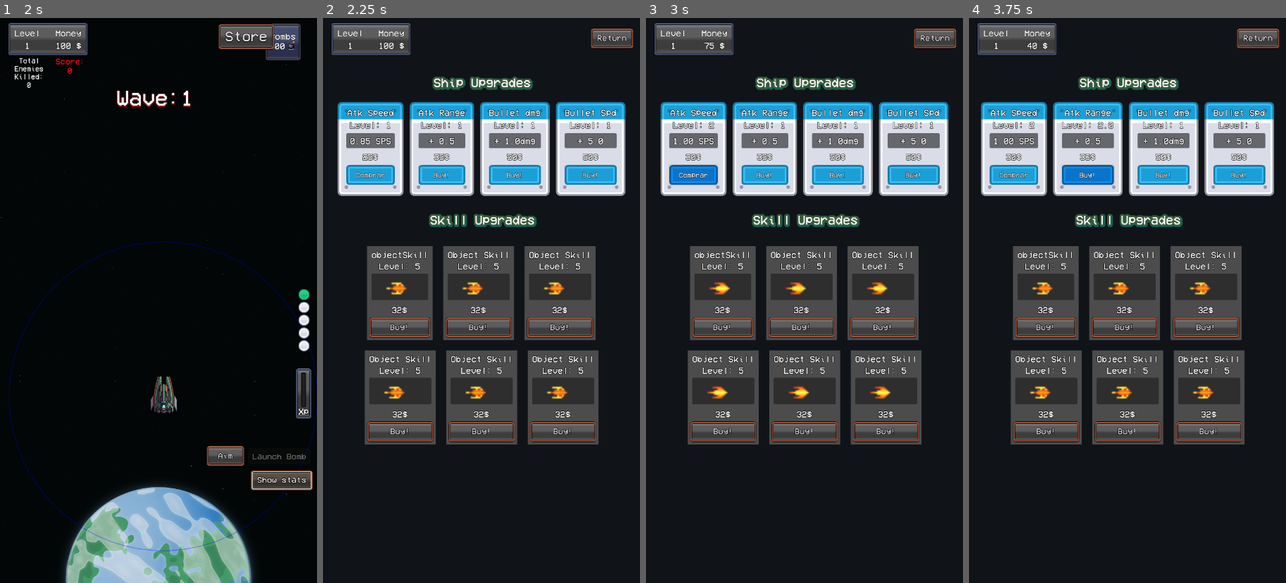
Above: before the commit, frames 1-4 (left to right).
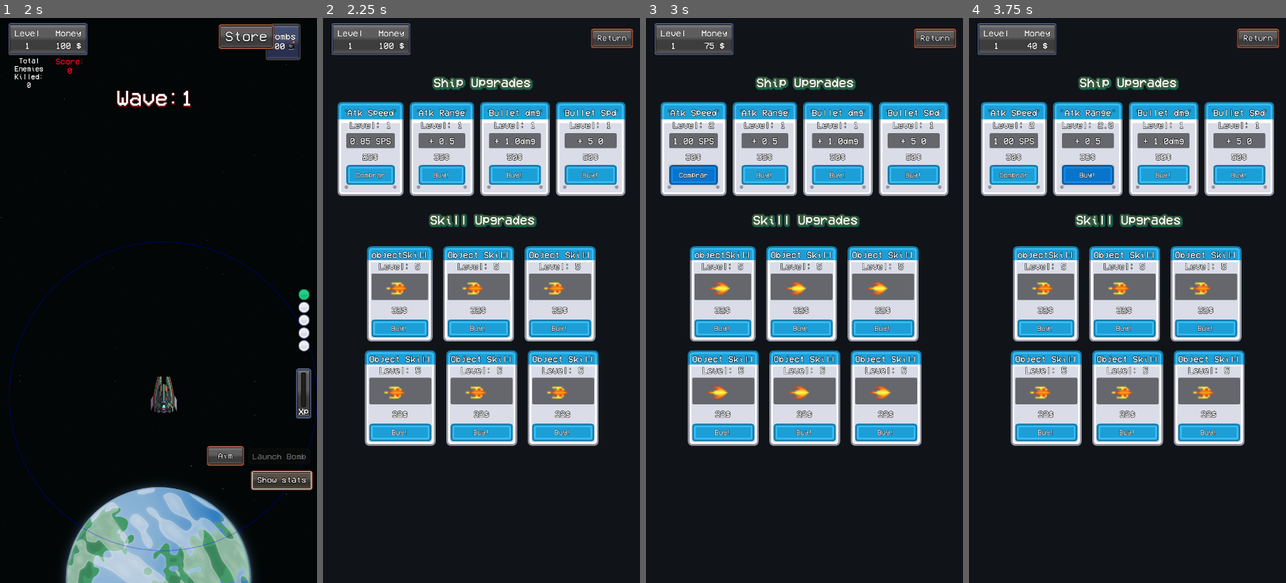
Above: after the commit, the same moments.

Repository: MauroCastro1705/mini_auto_battler
Game: Godot game, scene res://test/test-scene.tscn
Same seed, same stepped clock (60 frames per second), same inputs: the game is played once before the commit and once after it.
Inputs:
- Up to frame 1 (2 s): click "Show stats" at 0.5 s; click "Hide stats" at 1.25 s
- Up to frame 2 (2.25 s): click "Store" at 2 s
- Up to frame 3 (3 s): click "Comprar" at 2.75 s
- Up to frame 4 (3.75 s): click "Buy!" at 3.5 s

Frame 1 is identical in both runs. In frame 2, 21% of the frame differs, in the area x 13-87%, y 40-76%; in frame 3, 21%; in frame 4, 21%.

Commit message:
bot upgrade

Diff:
--- /dev/null
+++ b/character/bot-upgrade/bot.gd
@@ -0,0 +1,91 @@
+extends CharacterBody2D
+
+
+@onready var bullet_pool: Node = $BulletPool
+@onready var atk_timer: Timer = $Timer
+@onready var atk_range: CollisionShape2D = $Enemy_detector/CollisionShape2D
+
+var enemies_in_range: Array[Node] = []
+var shoot_cooldown := 0.8
+var time_since_shot := 0.0
+
+var show_range := true
+
+func _ready() -> void:
+
+	Global.stats_updated.connect(update_global)
+	update_global() # Initial call
+	queue_redraw()
+	atk_timer.wait_time = Global.attack_cooldown
+	atk_timer.start()
+
+func update_global() -> void:
+	atk_timer.wait_time = Global.attack_cooldown
+	atk_timer.start()
+	print("atk cooldown:" , Global.attack_cooldown)
+	if atk_range.shape is CircleShape2D:
+		(atk_range.shape as CircleShape2D).radius = Global.atk_range
+
+func _process(_delta: float) -> void:
+	queue_redraw()
+	var target := get_nearest_enemy()
+	if is_instance_valid(target):
+		look_at(target.global_position)
+
+func get_nearest_enemy() -> Node:
+	var nearest: Node = null
+	var min_dist := INF
+
+	# Limpia la lista de cualquier referencia inválida o inactiva
+	enemies_in_range = enemies_in_range.filter(func(enemy: Node) -> bool:
+		return is_instance_valid(enemy) and enemy.active
+	)
+
+	for enemy in enemies_in_range:
+		# (enemy.active ya garantizado por el filter)
+		var dist := global_position.distance_squared_to(enemy.global_position)
+		if dist < min_dist:
+			min_dist = dist
+			nearest = enemy
+
+	return nearest
+
+func remove_enemy(enemy: Node) -> void:
+	# Llamada desde Enemy.deactivate() para garantizar limpieza aunque no haya body_exited
+	enemies_in_range.erase(enemy)
+
+
+
+func shoot() -> void:
+	var target := get_nearest_enemy()
+	if not is_instance_valid(target):
+		return
+
+	var direction = (target.global_position - global_position).normalized()
+
+	# Defensivo: chequea que el pool devolvió algo y que tiene el método fire
+	var bullet = bullet_pool.get_bullet()
+	if bullet and bullet.has_method("fire"):
+		bullet.fire(global_position, direction)
+
+func _on_enemy_detector_body_entered(body: Node) -> void:
+	if body.is_in_group("enemigos") and body not in enemies_in_range:
+		enemies_in_range.append(body)
+
+
+func _on_enemy_detector_body_exited(body: Node2D) -> void:
+	enemies_in_range.erase(body)
+
+func _draw():
+	var radius = atk_range.shape.radius
+	var color = Color(0, 0, 1, 0.3)
+	var thickness = 2.0  # Thickness of the outline
+	var angle_from = 0
+	var angle_to = TAU  # Full circle (2 * PI)
+	var point_count = 64  # More points = smoother circle
+
+	draw_arc(Vector2.ZERO, radius, angle_from, angle_to, point_count, color, thickness)
+
+
+func _on_timer_timeout() -> void:
+	shoot()
--- /dev/null
+++ b/character/bot-upgrade/bot.tscn
@@ -0,0 +1,32 @@
+[gd_scene load_steps=5 format=3 uid="uid://uk1si8avoosq"]
+
+[ext_resource type="Script" uid="uid://blwb0crwny6rm" path="res://character/bot-upgrade/bot.gd" id="1_ty82c"]
+[ext_resource type="PackedScene" uid="uid://c8x4ucao8pxl0" path="res://managers/bulletPool/BulletPool.tscn" id="2_nimyx"]
+
+[sub_resource type="CircleShape2D" id="CircleShape2D_i3vjt"]
+radius = 15.0333
+
+[sub_resource type="CircleShape2D" id="CircleShape2D_kq4qt"]
+radius = 68.2642
+
+[node name="Bot" type="CharacterBody2D"]
+script = ExtResource("1_ty82c")
+
+[node name="CollisionShape2D" type="CollisionShape2D" parent="."]
+shape = SubResource("CircleShape2D_i3vjt")
+
+[node name="Timer" type="Timer" parent="."]
+
+[node name="BulletPool" parent="." instance=ExtResource("2_nimyx")]
+
+[node name="Enemy_detector" type="Area2D" parent="."]
+collision_layer = 0
+collision_mask = 2
+
+[node name="CollisionShape2D" type="CollisionShape2D" parent="Enemy_detector"]
+shape = SubResource("CircleShape2D_kq4qt")
+debug_color = Color(0.894681, 0.255644, 0.493707, 0.42)
+
+[connection signal="timeout" from="Timer" to="." method="_on_timer_timeout"]
+[connection signal="body_entered" from="Enemy_detector" to="." method="_on_enemy_detector_body_entered"]
+[connection signal="body_exited" from="Enemy_detector" to="." method="_on_enemy_detector_body_exited"]
--- a/ui/upgrade-menu/generic_shop_button/generic_button.tscn
+++ b/ui/upgrade-menu/generic_shop_button/generic_button.tscn
@@ -1,10 +1,11 @@
-[gd_scene load_steps=13 format=3 uid="uid://coj7sp71b7lbc"]
+[gd_scene load_steps=14 format=3 uid="uid://coj7sp71b7lbc"]
 
 [ext_resource type="Script" uid="uid://lewrf6djsxmn" path="res://ui/upgrade-menu/generic_shop_button/generic_button.gd" id="1_m1at4"]
 [ext_resource type="LabelSettings" uid="uid://cahn7yy0ri0b8" path="res://texto_logro.tres" id="2_amugd"]
-[ext_resource type="Theme" uid="uid://diel1g3cfv58k" path="res://resources/button_theme.tres" id="3_eosjl"]
+[ext_resource type="Texture2D" uid="uid://c4ejevqoai3wj" path="res://assets/PNG/Blue/Double/button_square_header_small_square_screws.png" id="2_f4a5i"]
 [ext_resource type="Texture2D" uid="uid://diiti2huiftxs" path="res://assets/bullets/All_Fire_Bullet_Pixel_16x16_00.png" id="3_ory34"]
 [ext_resource type="FontFile" uid="uid://crhm4u6p8tbx1" path="res://assets/fonts/VCR_OSD_MONO_1.001.ttf" id="5_7hmjs"]
+[ext_resource type="Theme" uid="uid://divwri80mossj" path="res://resources/button_modern_shop.tres" id="5_aa1fd"]
 
 [sub_resource type="AtlasTexture" id="AtlasTexture_7hmjs"]
 atlas = ExtResource("3_ory34")
@@ -76,10 +77,13 @@
 theme_override_constants/margin_right = 2
 theme_override_constants/margin_bottom = 2
 
-[node name="ColorRect" type="ColorRect" parent="MarginContainer"]
-custom_minimum_size = Vector2(80, 80)
+[node name="NinePatchRect" type="NinePatchRect" parent="MarginContainer"]
 layout_mode = 2
-color = Color(0.298039, 0.298039, 0.298039, 1)
+texture = ExtResource("2_f4a5i")
+patch_margin_left = 8
+patch_margin_top = 36
+patch_margin_right = 8
+patch_margin_bottom = 16
 
 [node name="HBoxContainer" type="HBoxContainer" parent="MarginContainer"]
 layout_mode = 2
@@ -98,7 +102,7 @@
 [node name="stat_title" type="Label" parent="MarginContainer/HBoxContainer/MarginContainer/VBoxContainer"]
 unique_name_in_owner = true
 layout_mode = 2
-text = "cacaconcaca"
+text = "Object Skill"
 label_settings = ExtResource("2_amugd")
 horizontal_alignment = 1
 
@@ -142,8 +146,9 @@
 horizontal_alignment = 1
 
 [node name="Button" type="Button" parent="MarginContainer/HBoxContainer/MarginContainer/VBoxContainer"]
+custom_minimum_size = Vector2(0, 40)
 layout_mode = 2
-theme = ExtResource("3_eosjl")
+theme = ExtResource("5_aa1fd")
 text = "Buy!"
 
 [node name="vendido" type="ColorRect" parent="MarginContainer"]
Not shown, added: character/bot-upgrade/bot.gd.uid
